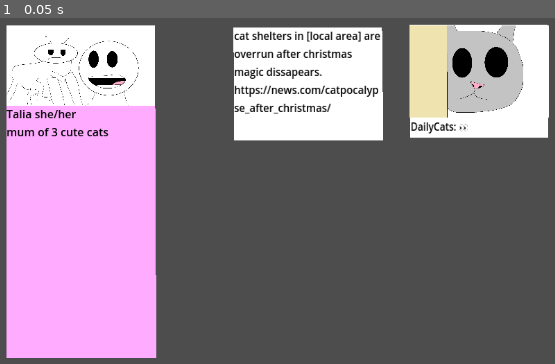
Above: before the commit, frame 1.
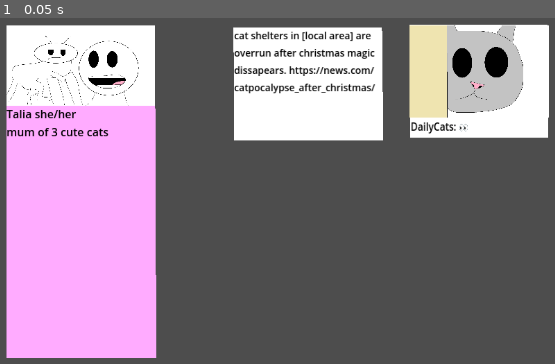
Above: after the commit, the same moment.

Repository: Wilvy10/Bonk
Game: Godot game, scene res://main_game.tscn
The game is run twice, just before and just after one commit, with the same random seed, the same clock (stepped at 60 frames per second) and the same inputs.
Inputs:
- Up to frame 1 (0.05 s): no input

The runs differ from the first frame. In frame 1, 2.0% of the frame differs, in the area x 42-69%, y 3-28%.

Commit message:
fixed text bug
text had weird spacing on load up

Diff:
--- a/sbgj-bonk(unnamed-project)/main_game.tscn
+++ b/sbgj-bonk(unnamed-project)/main_game.tscn
@@ -41,14 +41,12 @@
 [node name="headline_text" type="Label" parent="headline"]
 offset_left = -98.9213
 offset_top = -82.0
-offset_right = 131.0787
-offset_bottom = 12.0
+offset_right = 131.60187
+offset_bottom = 74.0
 theme_override_colors/font_color = Color(0, 0, 0, 1)
-text = "cat shelters in [local area] are
-overrun after christmas
-magic dissapears.
-https://news.com/catpocalyp
-se_after_christmas/"
+theme_override_font_sizes/font_size = 15
+text = "cat shelters in [local area] are overrun after christmas magic dissapears. https://news.com/catpocalypse_after_christmas/"
+autowrap_mode = 3
 clip_text = true
 
 [node name="post" type="Polygon2D" parent="headline"]
